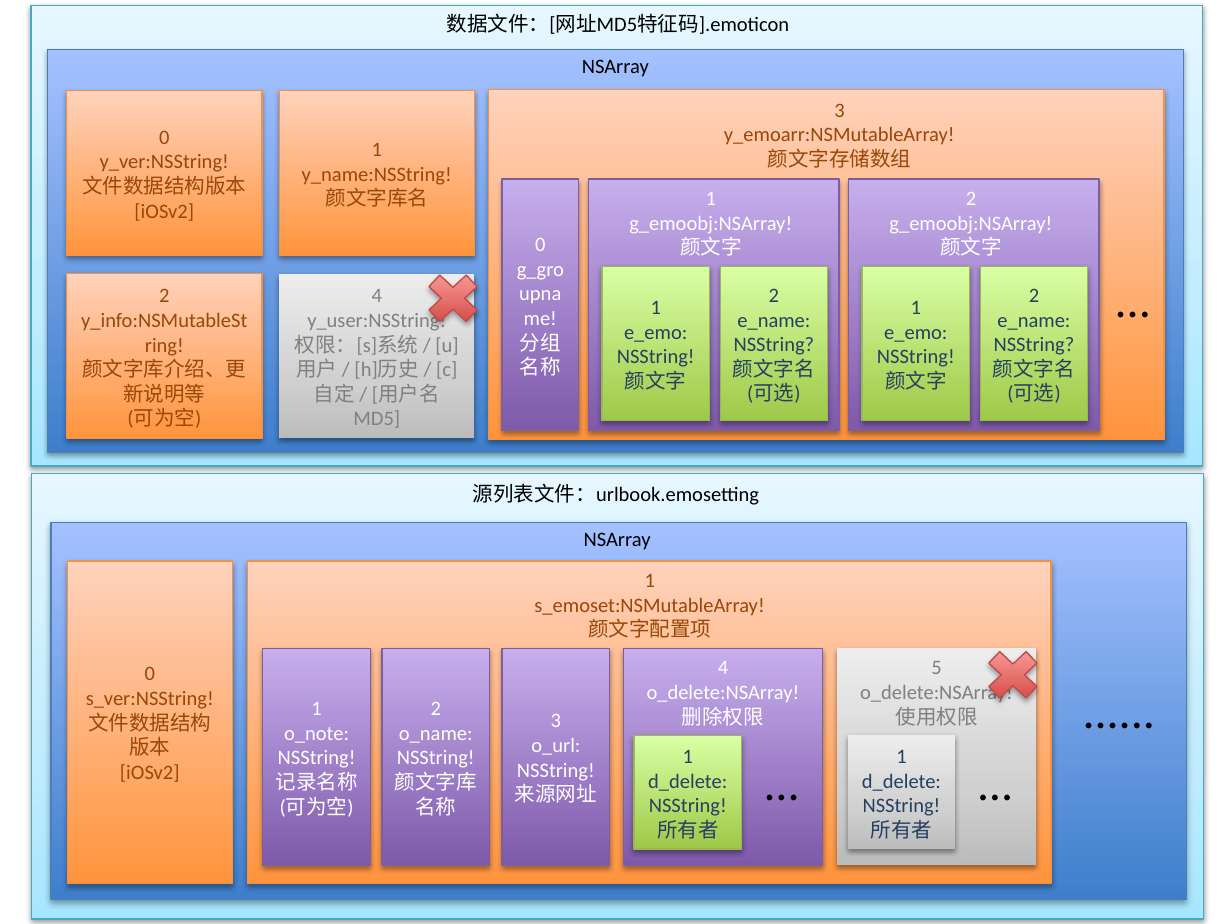
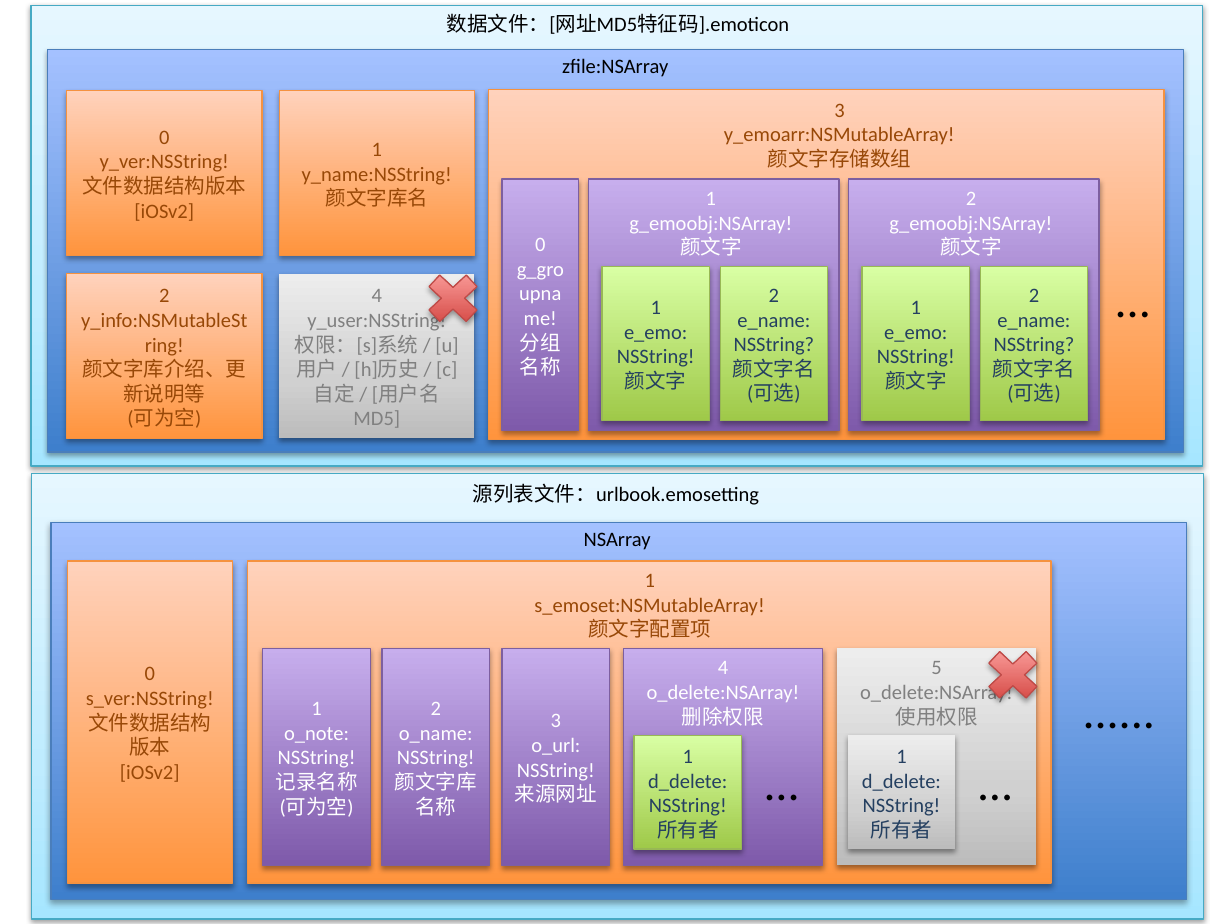
Before and after one commit to cloud-emoticon/cloudemoticon-ios, a slide deck: slide 1 of 设计/云颜文字iOS2数据结构设计.pptx. Drawn at 1232x924 pixels with LibreOffice and Linux fonts; fonts in the diff are those of the drawing. Boxes give left, top, right and bottom in pixels: in the first picture for what was removed or moved away, otherwise in the second. Text is boxed around its words. In the diff, an @@ line names an element or a change of style, - is before the commit and + after.

```diff
--- a/设计/云颜文字iOS2数据结构设计.pptx
+++ b/设计/云颜文字iOS2数据结构设计.pptx
@@ text at bbox=[562, 58, 668, 77]: text changed @@
-NSArray
+zfile:NSArray
```
Also in this commit, not shown: 20 other files.
